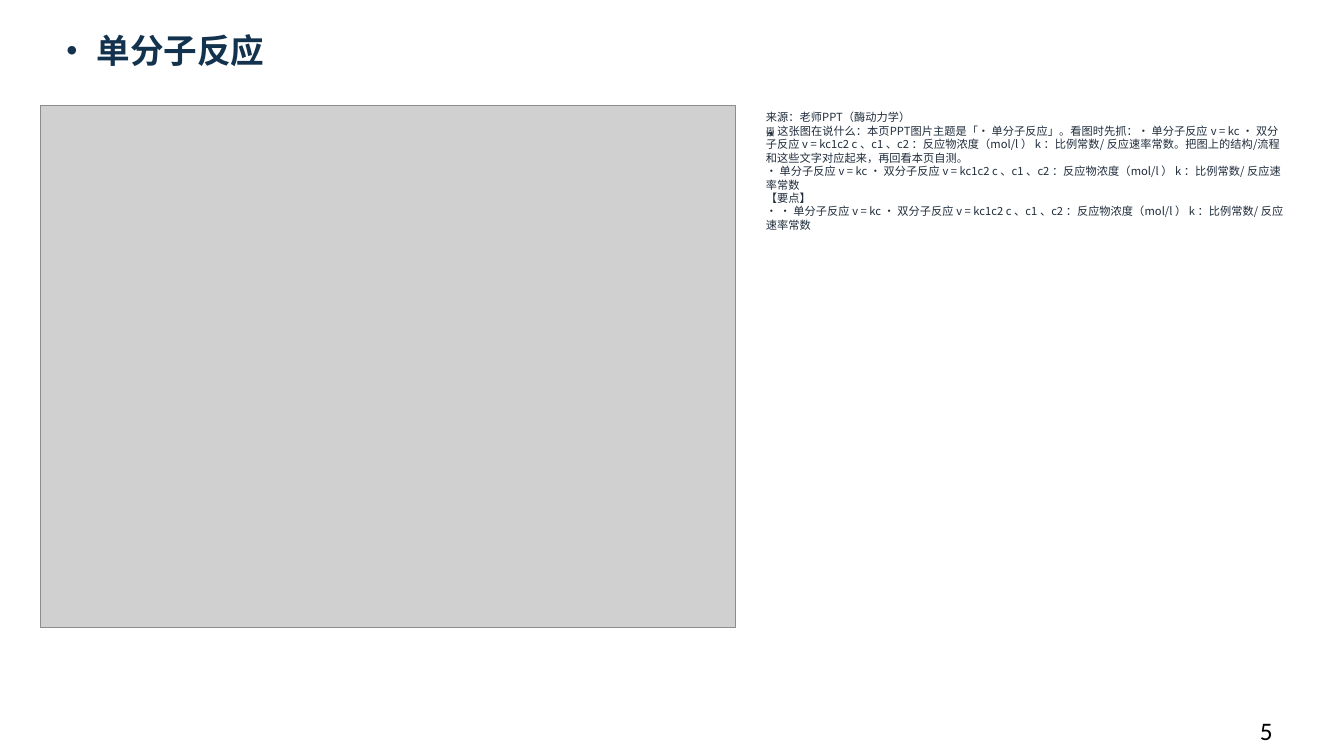
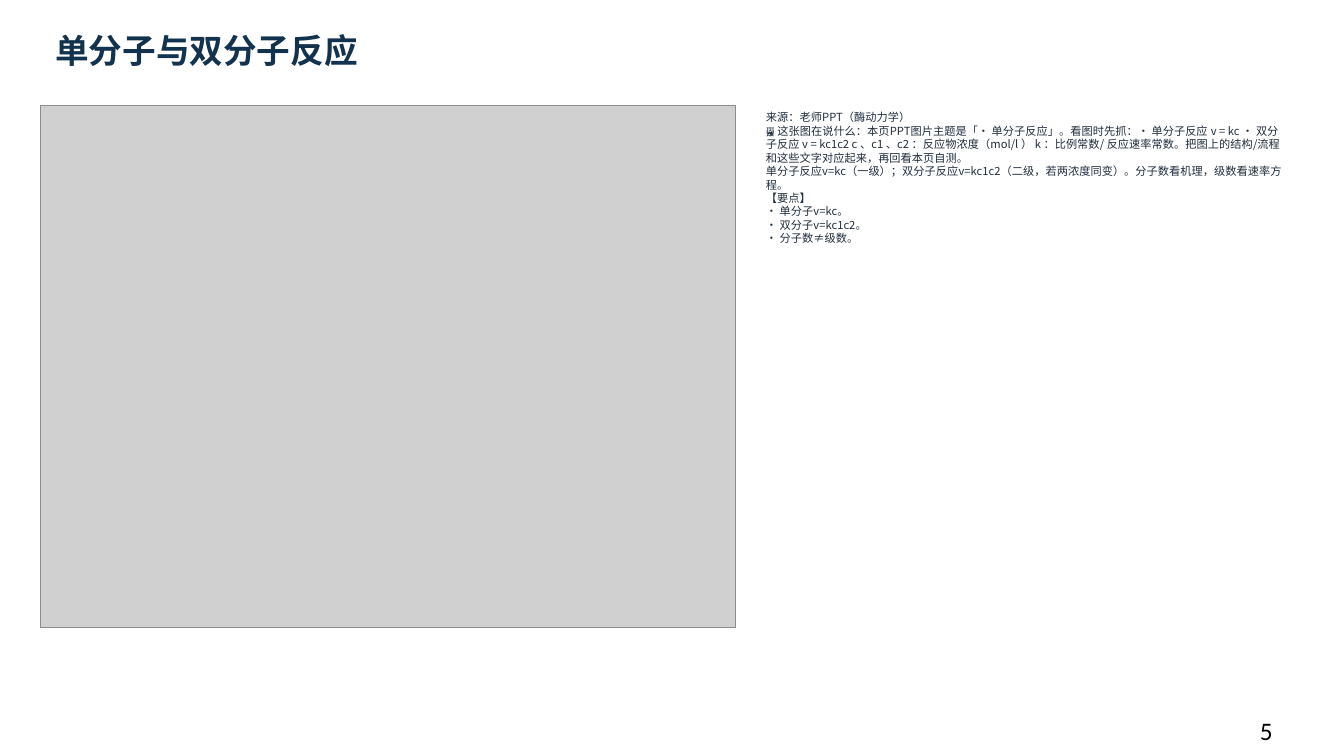
Before and after one commit to newkan-li/Biochemistry, a slide deck: slide 5 of downloads/bc07-ai-style.pptx. Drawn at 1344x756 pixels with LibreOffice and Linux fonts; fonts in the diff are those of the drawing; grey boxes stand for pictures. Boxes give left, top, right and bottom in pixels: in the first picture for what was removed or moved away, otherwise in the second. Text is boxed around its words. In the diff, an @@ line names an element or a change of style, - is before the commit and + after.

```diff
--- a/downloads/bc07-ai-style.pptx
+++ b/downloads/bc07-ai-style.pptx
@@ text at <box>55,34,357,66</box>: text changed @@
-• 单分子反应
+单分子与双分子反应
@@ text at <box>766,111,1282,243</box>: text changed @@
-来源：老师PPT（酶动力学）
-🖼 这张图在说什么：本页PPT图片主题是「• 单分子反应」。看图时先抓：• 单分子反应 v = kc • 双分子反应 v = kc1c2 c 、c1 、c2 ：反应物浓度（mol/l ） k ：比例常数/ 反应速率常数。把图上的结构/流程和这些文字对应起来，再回看本页自测。
-• 单分子反应 v = kc • 双分子反应 v = kc1c2 c 、c1 、c2 ：反应物浓度（mol/l ） k ：比例常数/ 反应速率常数
-【要点】
-• • 单分子反应 v = kc • 双分子反应 v = kc1c2 c 、c1 、c2 ：反应物浓度（mol/l ） k ：比例常数/ 反应速率常数
+来源：老师PPT（酶动力学）
+🖼 这张图在说什么：本页PPT图片主题是「• 单分子反应」。看图时先抓：• 单分子反应 v = kc • 双分子反应 v = kc1c2 c 、c1 、c2 ：反应物浓度（mol/l ） k ：比例常数/ 反应速率常数。把图上的结构/流程和这些文字对应起来，再回看本页自测。
+单分子反应v=kc（一级）；双分子反应v=kc1c2（二级，若两浓度同变）。分子数看机理，级数看速率方程。
+【要点】
+• 单分子v=kc。
+• 双分子v=kc1c2。
+• 分子数≠级数。
```
Also in this commit, not shown: 44 other slides changed, 5 other files.
